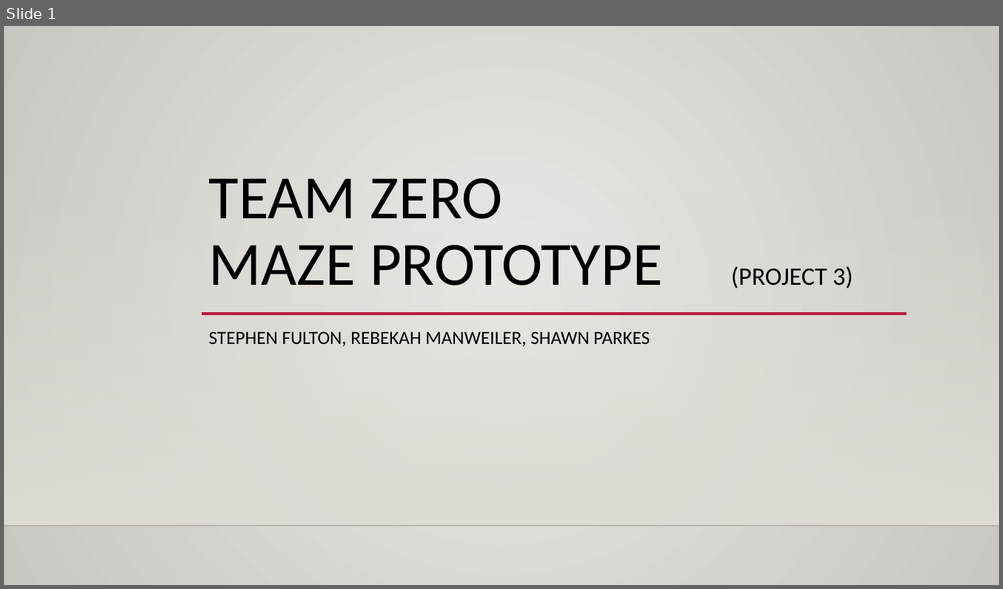
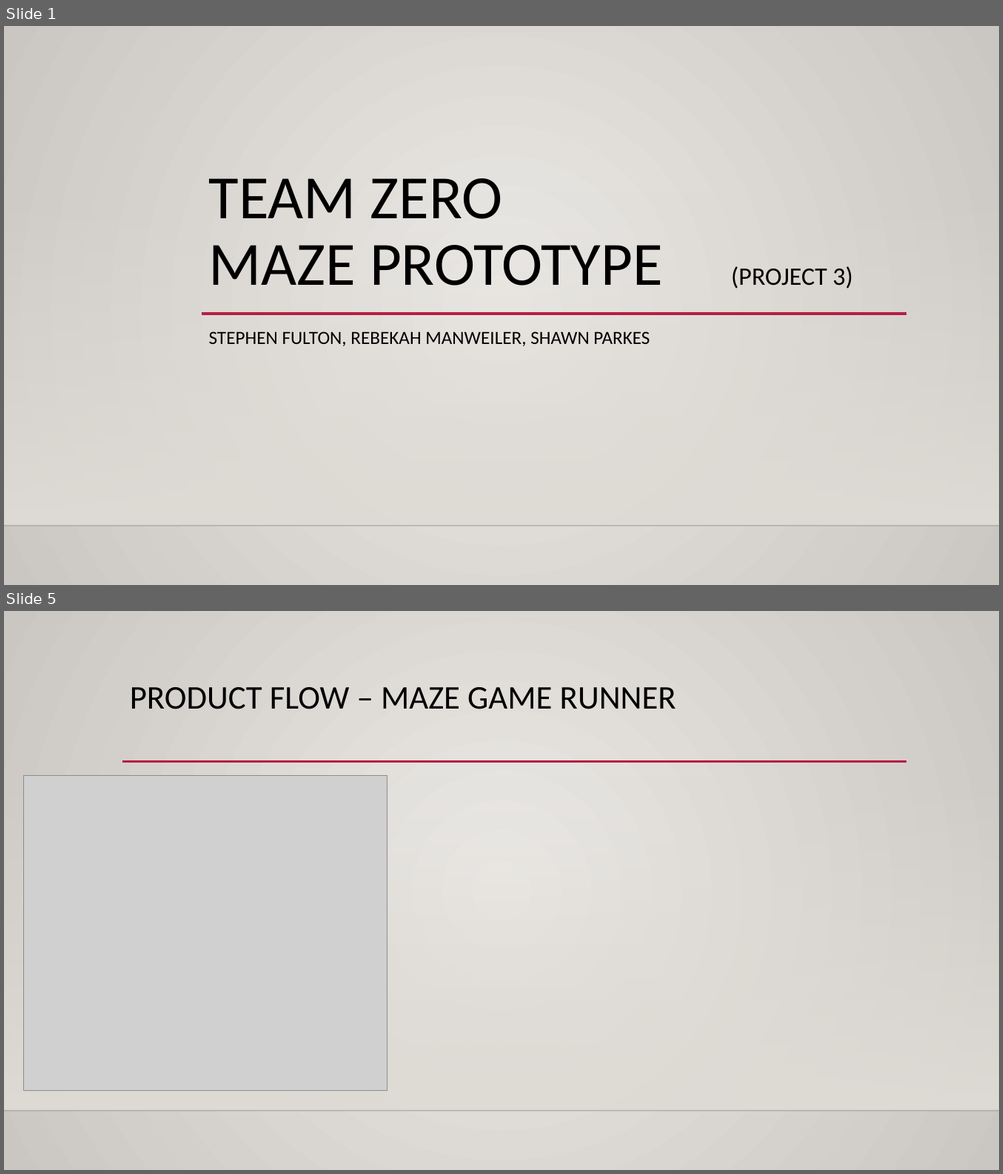
Before and after one commit to RebekahManweiler/MazeWalkThrough, a slide deck: MazePrototypePresentation.pptx. Shown one above the other, each under a label of ours: slide 1 before the commit, slides 1 and 5 after it; the slides between them are not shown. The pictures are 1003x589 and 1003x1174 pixels, drawn with LibreOffice and Linux fonts; fonts in the diff are those of the drawing; grey boxes stand for pictures; background and template pictures are left out. Boxes give left, top, right and bottom in pixels: in the first picture for what was removed or moved away, otherwise in the second. Text is boxed around its words. In the diff, an @@ line names an element or a change of style, - is before the commit and + after.

```diff
--- a/MazePrototypePresentation.pptx
+++ b/MazePrototypePresentation.pptx
@@ slide 5 added at (4,611,999,1170), background gradient #ECEAE7 to #CAC7C1; not listed: 2 template elements that a slide beside it also shows @@
@@ title added at (130,687,676,709), 32 pt, text #000000 @@
+PRODUCT FLOW – MAZE GAME RUNNER
@@ line added from (122, 762) to (907, 762), #B71E42 2.5 pt @@
@@ picture added at (23,776,387,1091) @@
```
Also in this commit, not shown: 9 other slides added.
